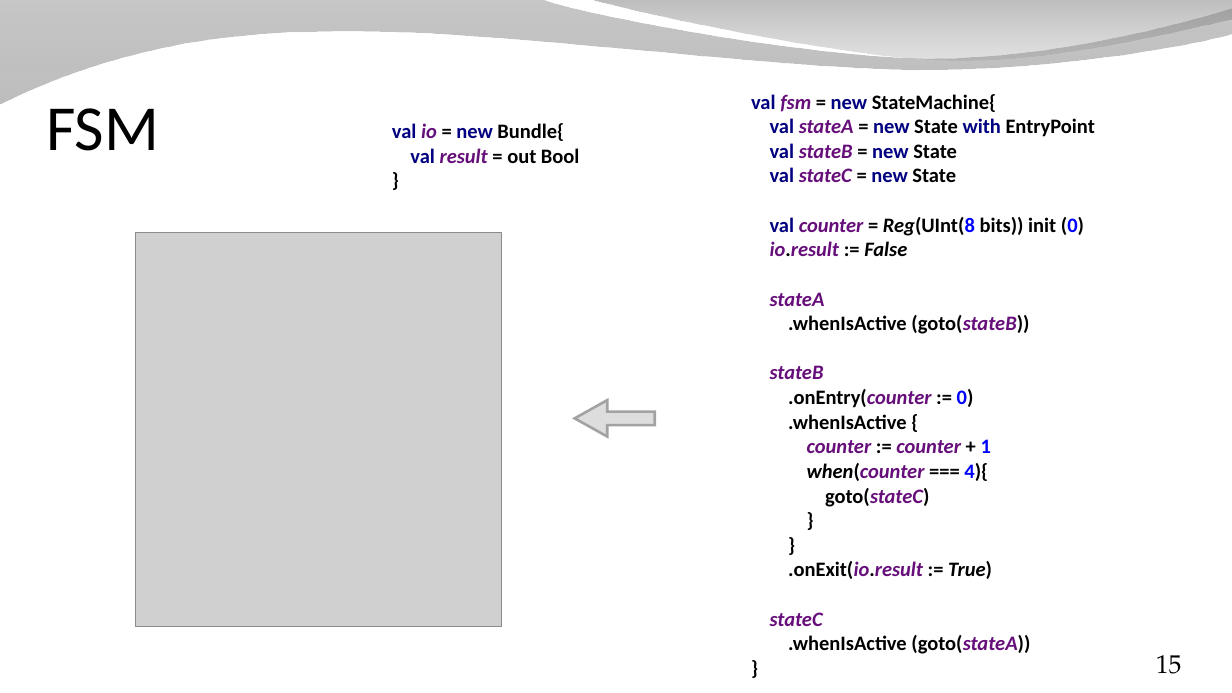
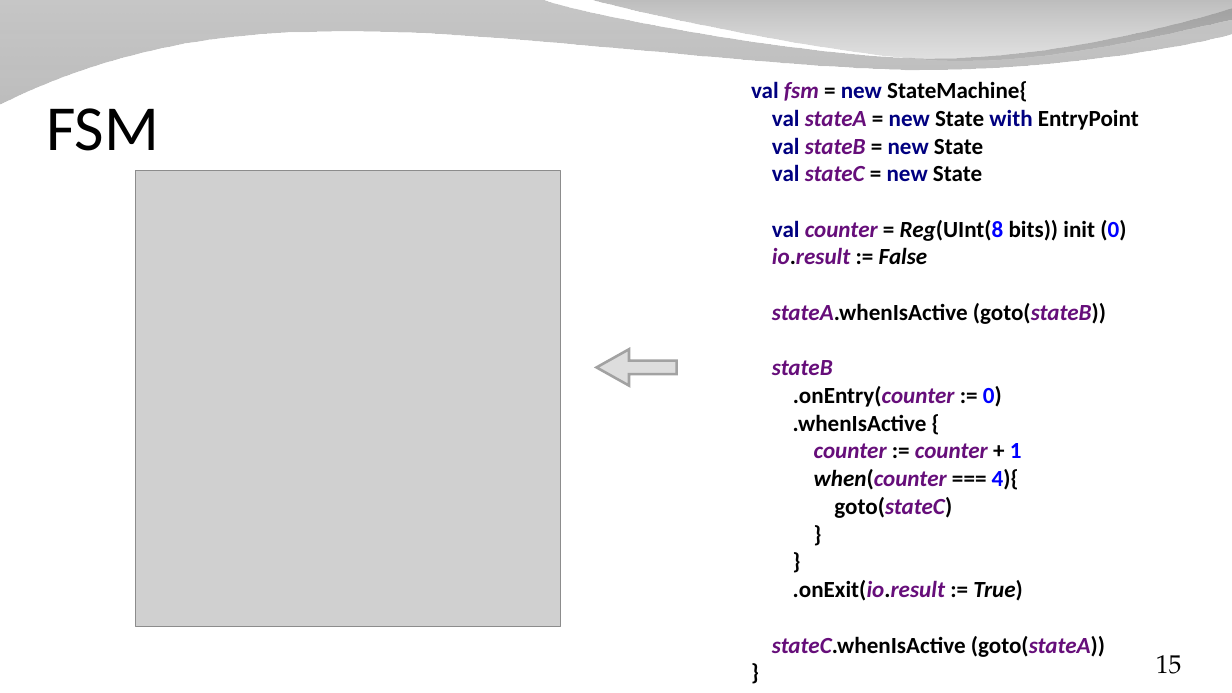
Before and after one commit to SpinalHDL/SpinalDoc, a slide deck: slide 15 of presentation/en/presentation_move_forward_short.odp. Drawn at 1232x693 pixels with LibreOffice and Linux fonts; fonts in the diff are those of the drawing; grey boxes stand for pictures; background and template pictures are left out. Boxes give left, top, right and bottom in pixels: in the first picture for what was removed or moved away, otherwise in the second. Text is boxed around its words. In the diff, an @@ line names an element or a change of style, - is before the commit and + after.

```diff
--- a/presentation/en/presentation_move_forward_short.odp
+++ b/presentation/en/presentation_move_forward_short.odp
@@ text at [751,81,1139,657]: text changed; size 16 to 18 pt @@
-val fsm = new StateMachine{
-val stateA = new State with EntryPoint
-val stateB = new State
-val stateC = new State
-val counter = Reg(UInt(8 bits)) init (0)
-io.result := False
-stateA
-.whenIsActive (goto(stateB))
-stateB
-.onEntry(counter := 0)
-.whenIsActive {
-counter := counter + 1
-when(counter === 4){
-goto(stateC)
-}
-}
-.onExit(io.result := True)
-stateC
-.whenIsActive (goto(stateA))
-}
+val fsm = new StateMachine{
+val stateA = new State with EntryPoint
+val stateB = new State
+val stateC = new State
+val counter = Reg(UInt(8 bits)) init (0)
+io.result := False
+stateA.whenIsActive (goto(stateB))
+stateB
+.onEntry(counter := 0)
+.whenIsActive {
+counter := counter + 1
+when(counter === 4){
+goto(stateC)
+}
+}
+.onExit(io.result := True)
+stateC.whenIsActive (goto(stateA))
+}
@@ text removed at [392,123,579,163] @@
-val io = new Bundle{
-val result = out Bool
-}
@@ picture: place and size @@
-picture at [136,233,501,626]
+picture at [136,170,560,626]
@@ right arrow: place and size @@
-right arrow at [574,400,655,436]
+right arrow at [597,349,677,385]
```
Also in this commit, not shown: 11 other slides changed.
